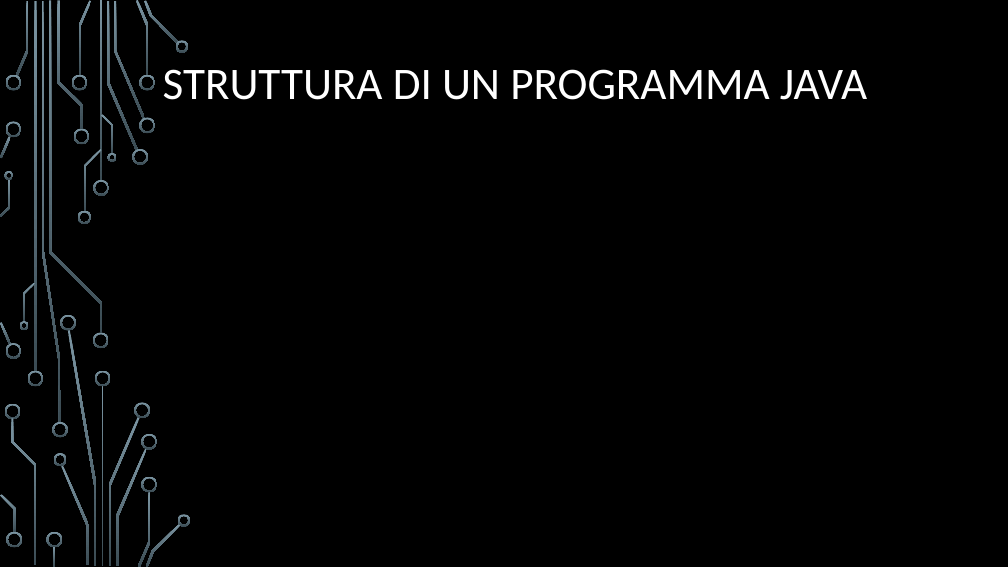
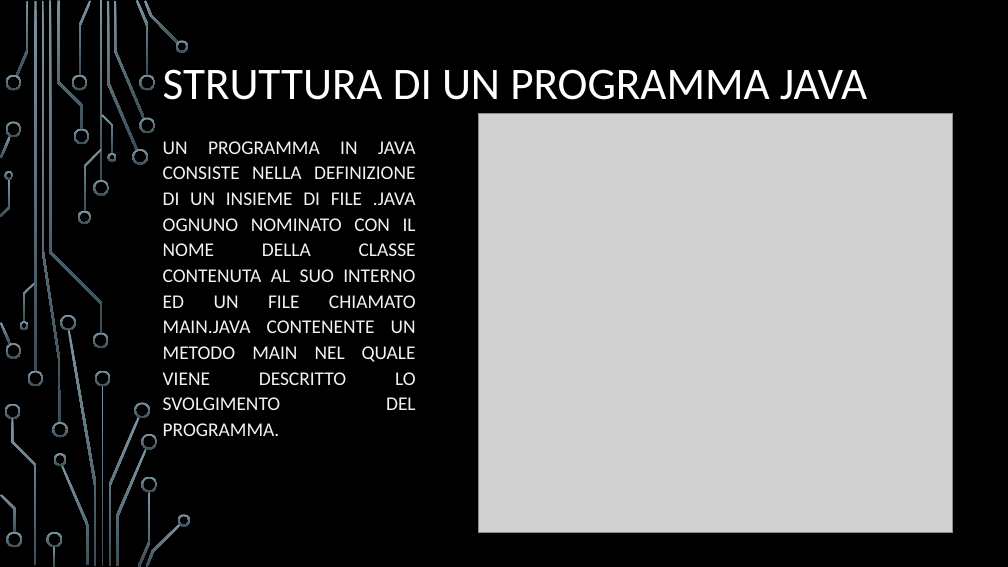
Before and after one commit to Eros-Capo/Corso-Java, a slide deck: slide 93 of Corso Java.pptx (slide 92 before the commit). Drawn at 1008x567 pixels with LibreOffice and Linux fonts; fonts in the diff are those of the drawing; grey boxes stand for pictures; background and template pictures are left out. Boxes give left, top, right and bottom in pixels: in the first picture for what was removed or moved away, otherwise in the second. Text is boxed around its words. In the diff, an @@ line names an element or a change of style, - is before the commit and + after.

```diff
--- a/Corso Java.pptx
+++ b/Corso Java.pptx
@@ picture added at [479,113,953,533] @@
@@ subtitle added at [163,141,416,436], 18.5 pt, text #F2F2F2 @@
+UN PROGRAMMA IN JAVA CONSISTE NELLA DEFINIZIONE DI UN INSIEME DI FILE .JAVA OGNUNO NOMINATO CON IL NOME DELLA CLASSE CONTENUTA AL SUO INTERNO ED UN FILE CHIAMATO MAIN.JAVA CONTENENTE UN METODO MAIN NEL QUALE VIENE DESCRITTO LO SVOLGIMENTO DEL PROGRAMMA.
```
Also in this commit, not shown: 18 other slides changed, 6 slides added, 2 slides removed, 1 other file.
